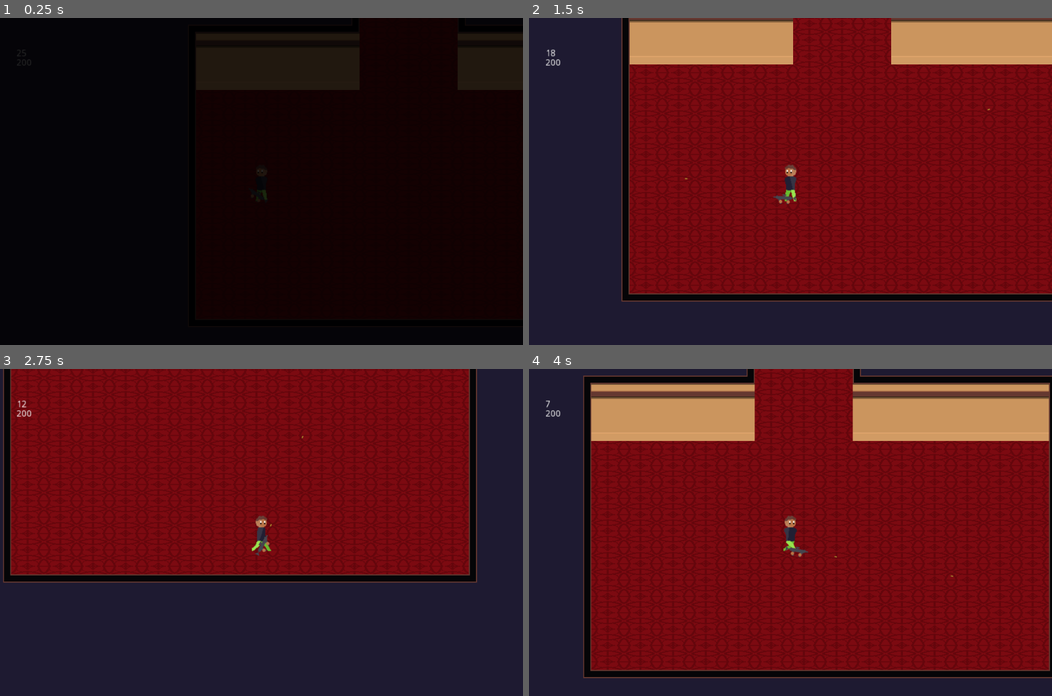
Above: before the commit, frames 1-4 (two rows, left to right).
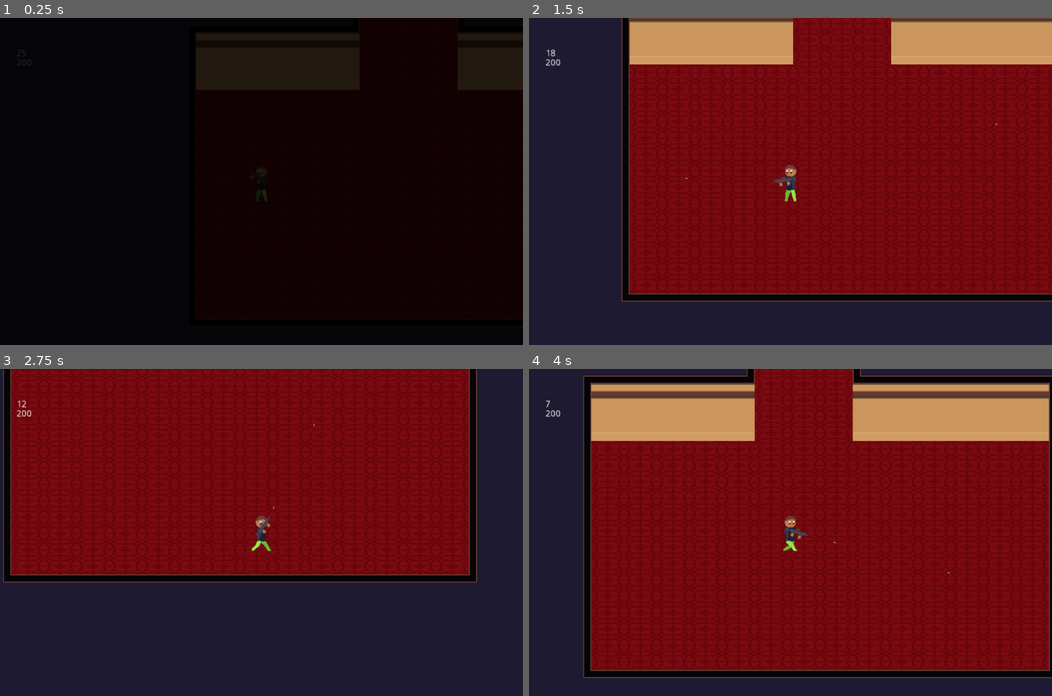
Above: after the commit, the same moments.

Repository: sirBamson/borlaier
Game: Godot game, scene res://Scenes/SceneController.tscn
The game is run twice, just before and just after one commit, with the same random seed, the same clock (stepped at 60 frames per second) and the same inputs.
Inputs (mouse positions are in pixels of both pictures, inside the frame that each line leads up to):
- Up to frame 1 (0.25 s): no input
- Up to frame 2 (1.5 s): tap Enter (ui_accept) at 0.5, 0.77 s; move the mouse to (905, 165) at 0.52 s; hold Right (ui_right) 0.53-1.28 s; hold Space (fire) 0.53-1.28 s; move the mouse to (685, 197) at 1.27 s; hold Down (ui_down) from 1.28 s (still down); tap Space (fire) at 1.35 s
- Up to frame 3 (2.75 s): tap Enter (ui_accept) at 1.52 s; move the mouse to (313, 460) at 2.02 s; release Down (ui_down) at 2.03 s; hold Right (ui_right) from 2.03 s (still down); hold Space (fire) from 2.03 s (still down)
- Up to frame 4 (4 s): move the mouse to (764, 597) at 2.77 s; release Right (ui_right) at 2.78 s; release Space (fire) at 2.78 s; hold Up (ui_up) 2.78-3.53 s; tap Space (fire) at 2.85 s; tap Enter (ui_accept) at 3.02, 3.77 s; move the mouse to (947, 581) at 3.52 s; hold Left (ui_left) from 3.53 s (still down); hold Space (fire) from 3.53 s (still down)

The runs differ from the first frame. In frame 1, less than 0.1% of the frame differs, in the area x 49-51%, y 49-56%; in frame 2, 0.1%; in frame 3, 0.1%; in frame 4, 0.1%, in the area x 49-82%, y 48-64%.

Commit message:
Fixed Hampus problem

Diff:
--- a/Scenes/Player.tscn
+++ b/Scenes/Player.tscn
@@ -244,6 +244,7 @@
 animation = "NoHandsIdleLeft"
 
 [node name="Gun" parent="." instance=ExtResource( 3 )]
+position = Vector2( 0, -29.6 )
 
 [node name="BulletsInMag" type="Label" parent="."]
 margin_left = -384.0
